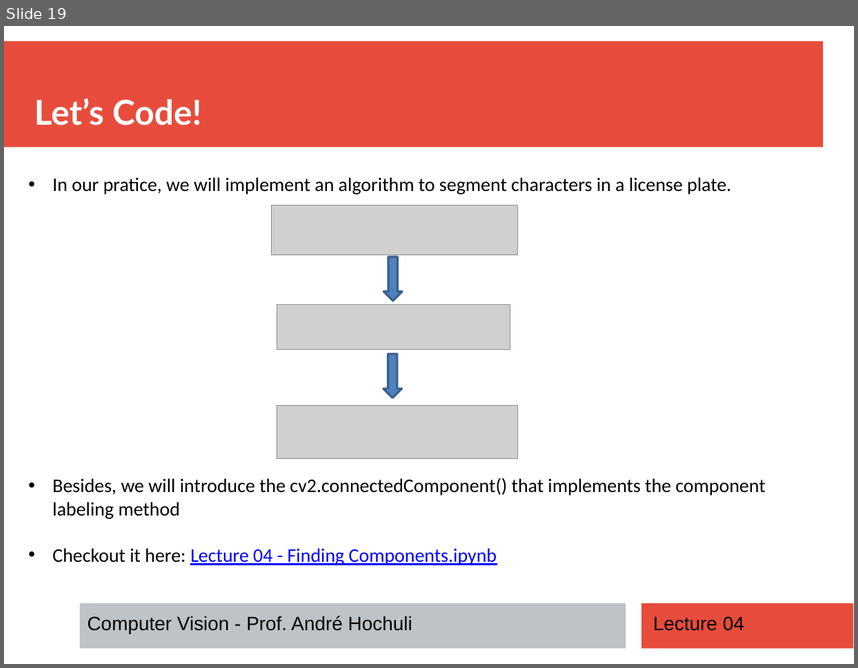
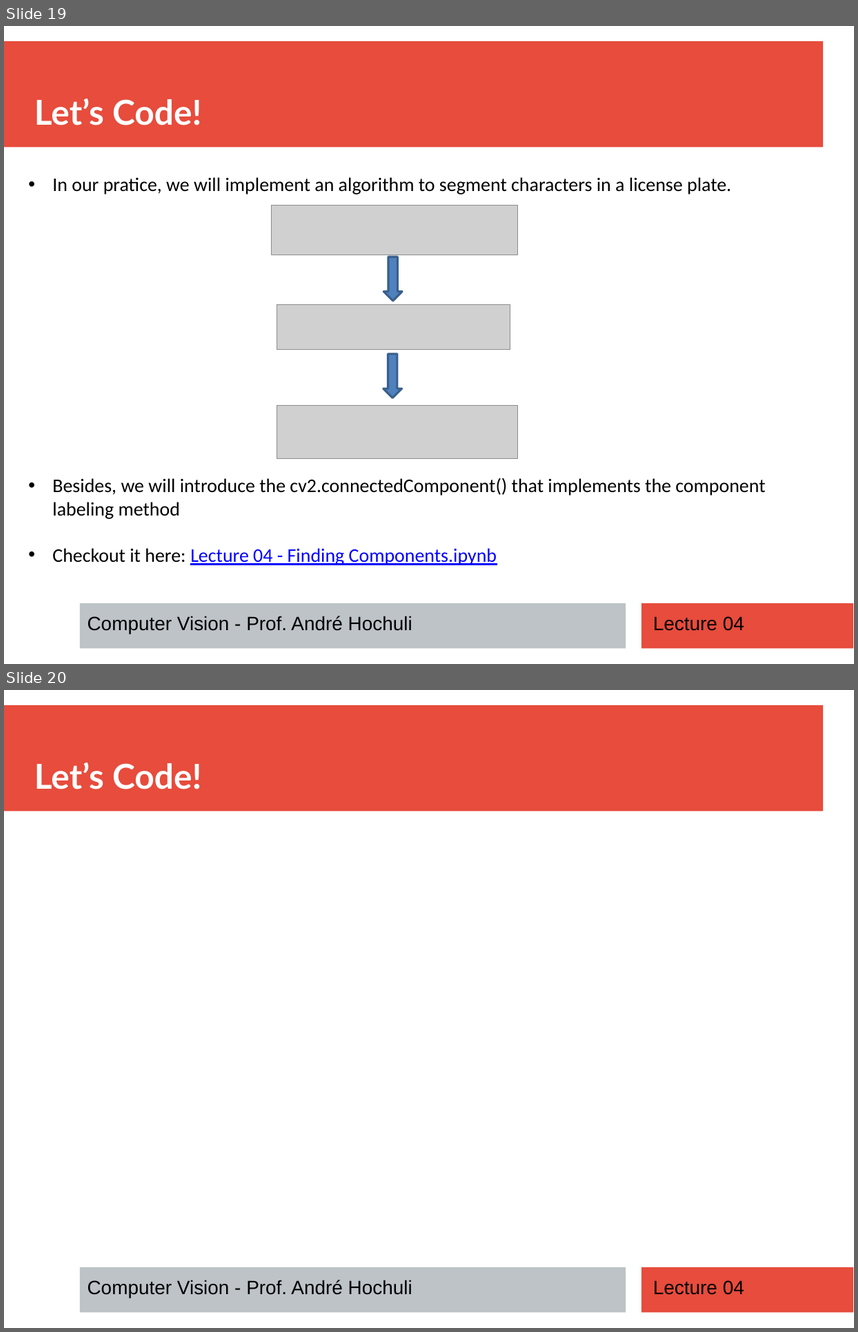
Before and after one commit to andrehochuli/teaching, a slide deck: ComputerVision/Lecture 04 - Finding Components/Lecture 04 - Component Segmentation.pptx. Shown one above the other, each under a label of ours: slide 19 before the commit, slides 19 and 20 after it. The pictures are 858x668 and 858x1332 pixels, drawn with LibreOffice and Linux fonts; fonts in the diff are those of the drawing; grey boxes stand for pictures; background and template pictures are left out. Boxes give left, top, right and bottom in pixels: in the first picture for what was removed or moved away, otherwise in the second. Text is boxed around its words. In the diff, an @@ line names an element or a change of style, - is before the commit and + after.

```diff
--- a/ComputerVision/Lecture 04 - Finding Components/Lecture 04 - Component Segmentation.pptx
+++ b/ComputerVision/Lecture 04 - Finding Components/Lecture 04 - Component Segmentation.pptx
@@ slide 20 added at box(4, 690, 854, 1328), background picture (left out); not listed: 3 template elements that a slide beside it also shows @@
@@ text added at box(34, 762, 202, 789), 32 pt, text #FFFFFF, bold @@
+Let’s Code!
@@ text added at box(87, 1279, 412, 1297), 18 pt, text #000000 @@
+Computer Vision - Prof. André Hochuli
@@ text added at box(653, 1280, 744, 1294), 18 pt, text #000000 @@
+Lecture 04
```
Also in this commit, not shown: 1 other file.
